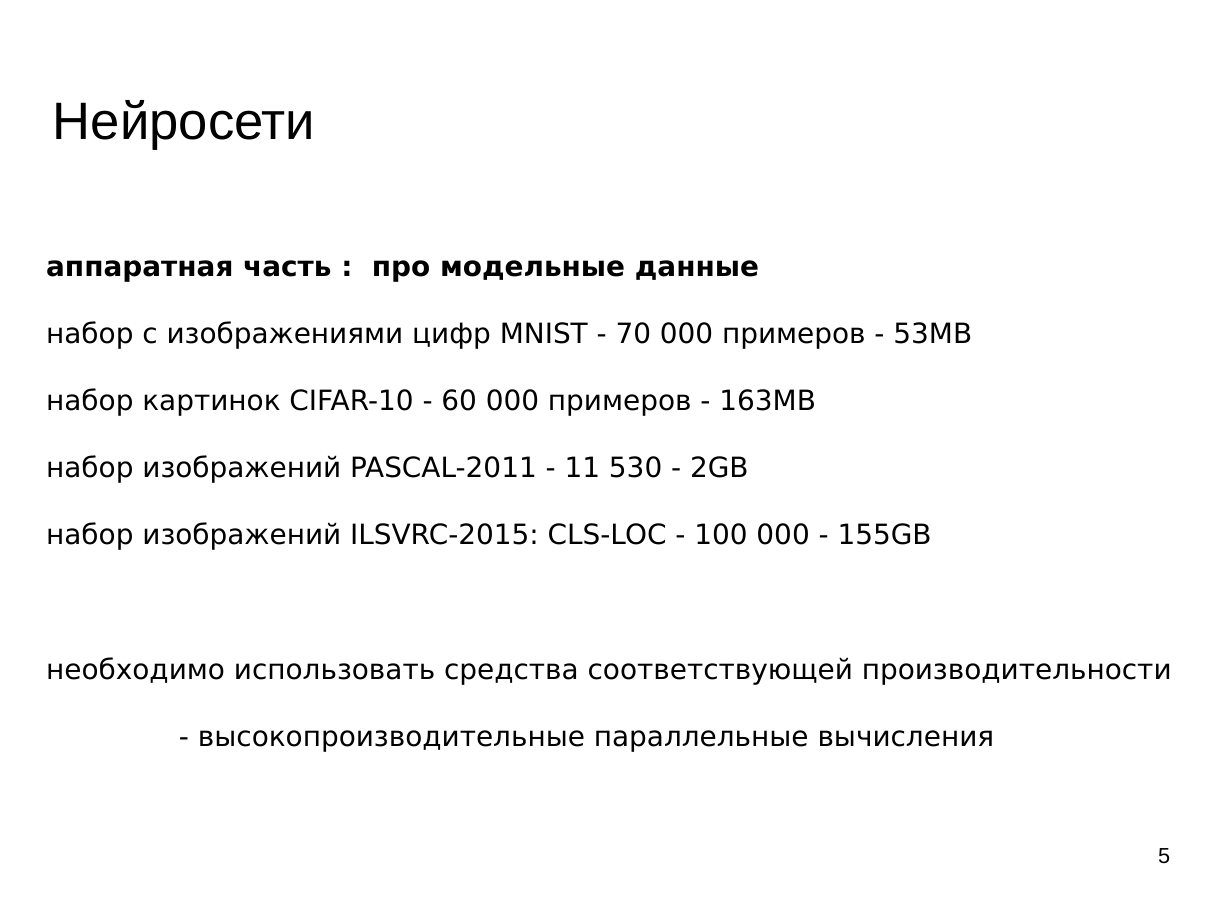
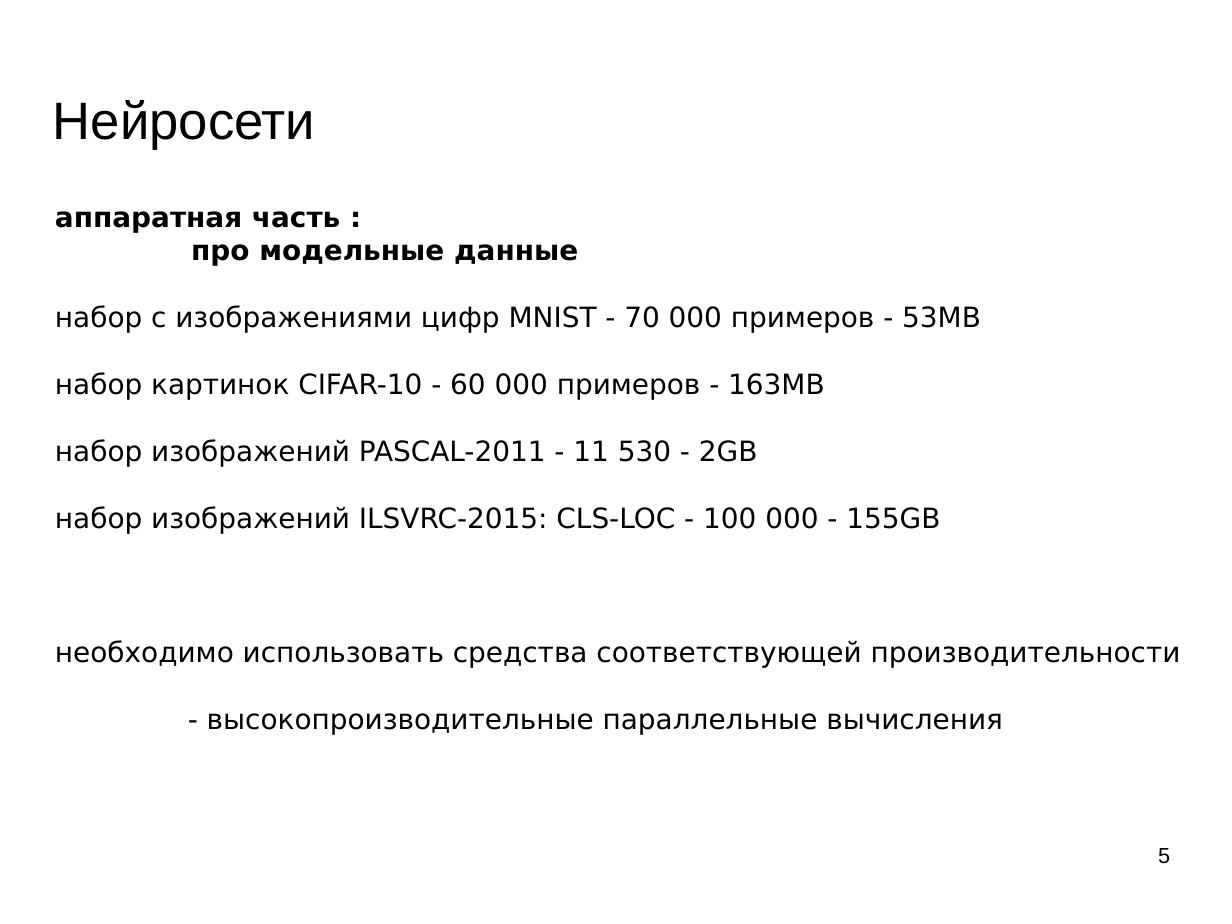
Before and after one commit to mechanoid5/ml_lectorium_legacy, a slide deck: slide 5 of 19-tech-stack-tf.odp. Drawn at 1232x924 pixels with LibreOffice and Linux fonts; fonts in the diff are those of the drawing; background and template pictures are left out. Boxes give left, top, right and bottom in pixels: in the first picture for what was removed or moved away, otherwise in the second. Text is boxed around its words. In the diff, an @@ line names an element or a change of style, - is before the commit and + after.

```diff
--- a/19-tech-stack-tf.odp
+++ b/19-tech-stack-tf.odp
@@ text "аппаратная часть :": place and size @@
-text "аппаратная часть :" at [46,260,1172,751]
+text "аппаратная часть :" at [55,211,1181,735]
@@ text at [55,211,578,266]: text changed @@
-аппаратная часть : про модельные данные
+аппаратная часть :
+про модельные данные
```
Also in this commit, not shown: 11 other slides changed, 1 slide removed, 9 other files.
